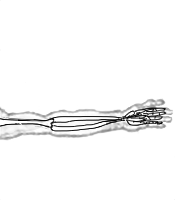
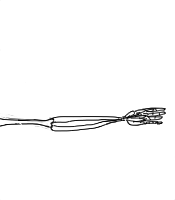
Layer changes from the first 175x200 image to the second:
removed layer "Calque 8" (was 50%) over [0, 98, 173, 141]
